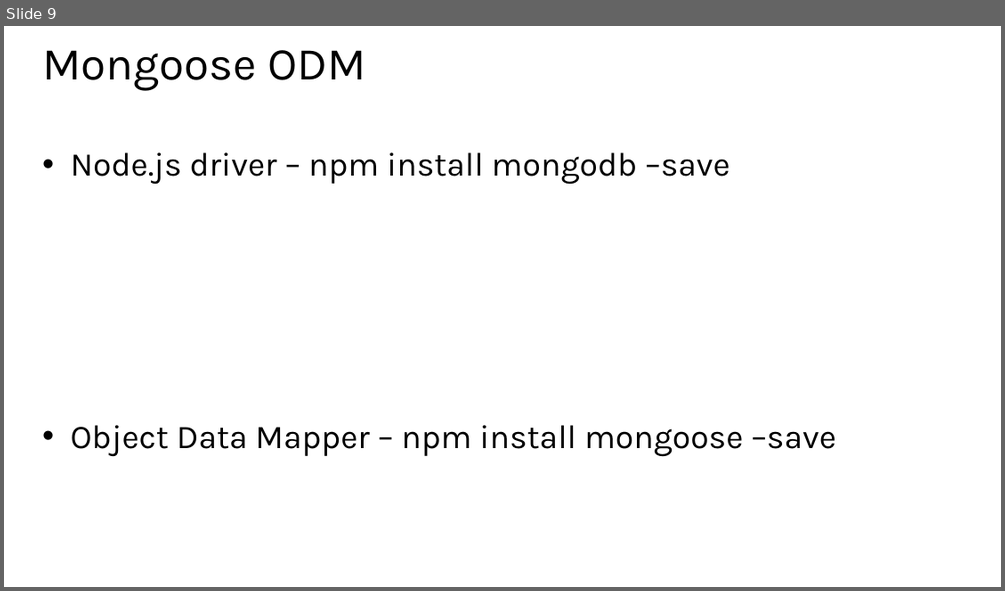
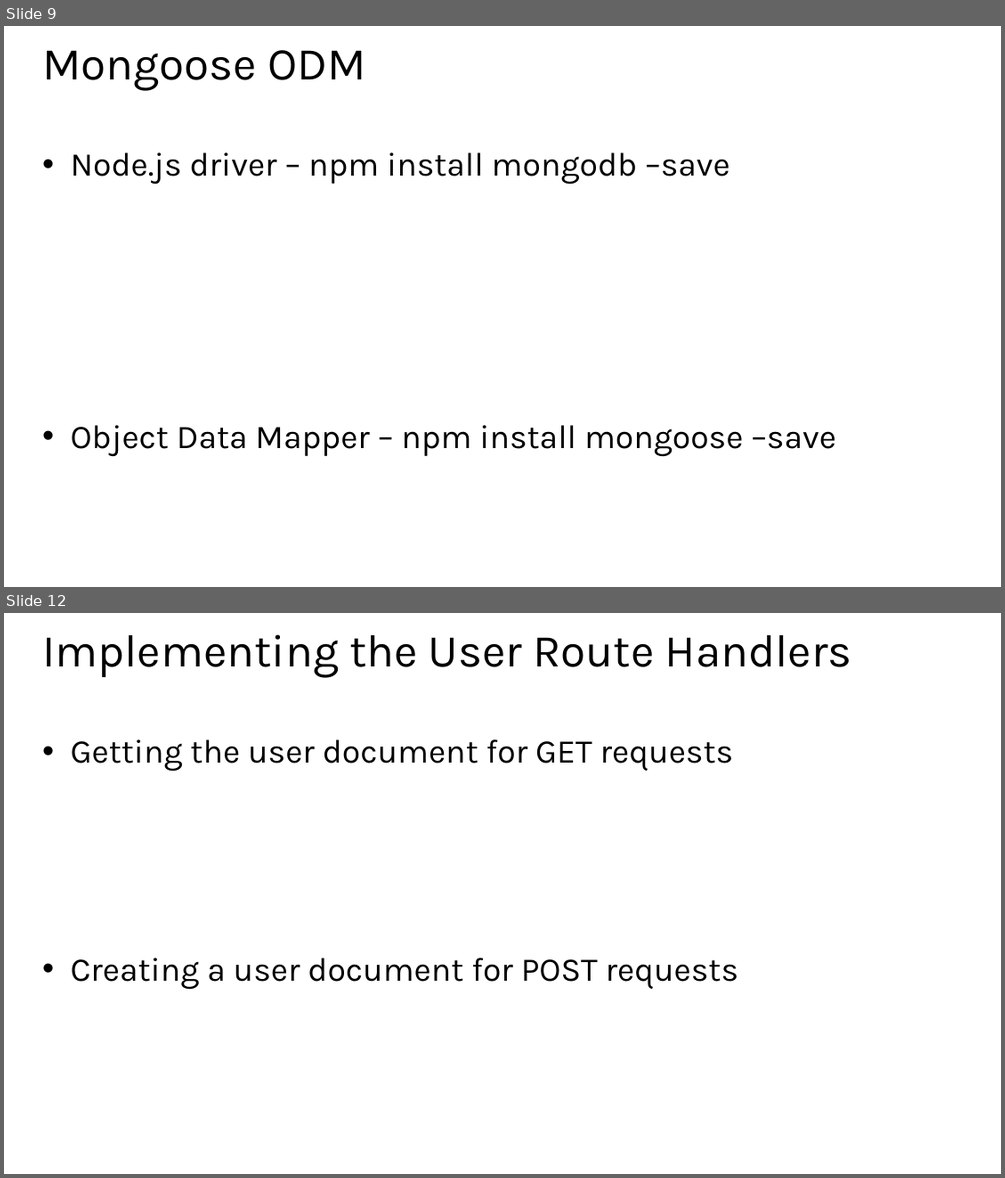
Before and after one commit to hwz/chirp, a slide deck: slides/module4.pptx. Shown one above the other, each under a label of ours: slide 9 before the commit, slides 9 and 12 after it; the slides between them are not shown. The pictures are 1005x591 and 1005x1178 pixels, drawn with LibreOffice and Linux fonts; fonts in the diff are those of the drawing. Boxes give left, top, right and bottom in pixels: in the first picture for what was removed or moved away, otherwise in the second. Text is boxed around its words. In the diff, an @@ line names an element or a change of style, - is before the commit and + after.

```diff
--- a/slides/module4.pptx
+++ b/slides/module4.pptx
@@ slide 12 added at (x1=4, y1=613, x2=1001, y2=1174), background #FFFFFF @@
@@ title added at (x1=42, y1=634, x2=852, y2=677), 44 pt, text #000000 @@
+Implementing the User Route Handlers
@@ text added at (x1=71, y1=739, x2=738, y2=989), 32 pt, text #000000 @@
+• Getting the user document for GET requests
+• Creating a user document for POST requests
```
Also in this commit, not shown: 6 slides changed, 2 slides removed, 2 other files.
